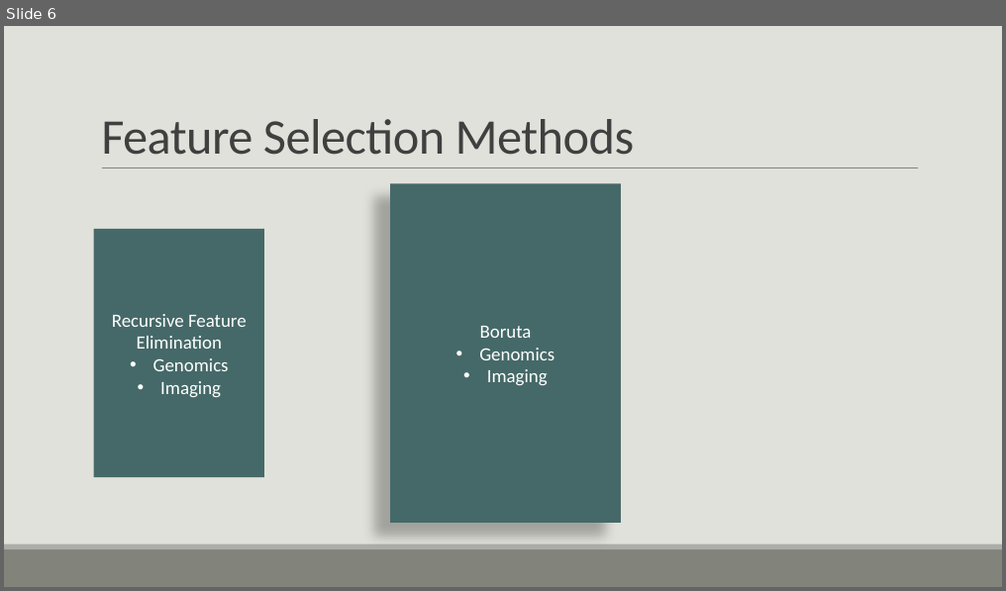
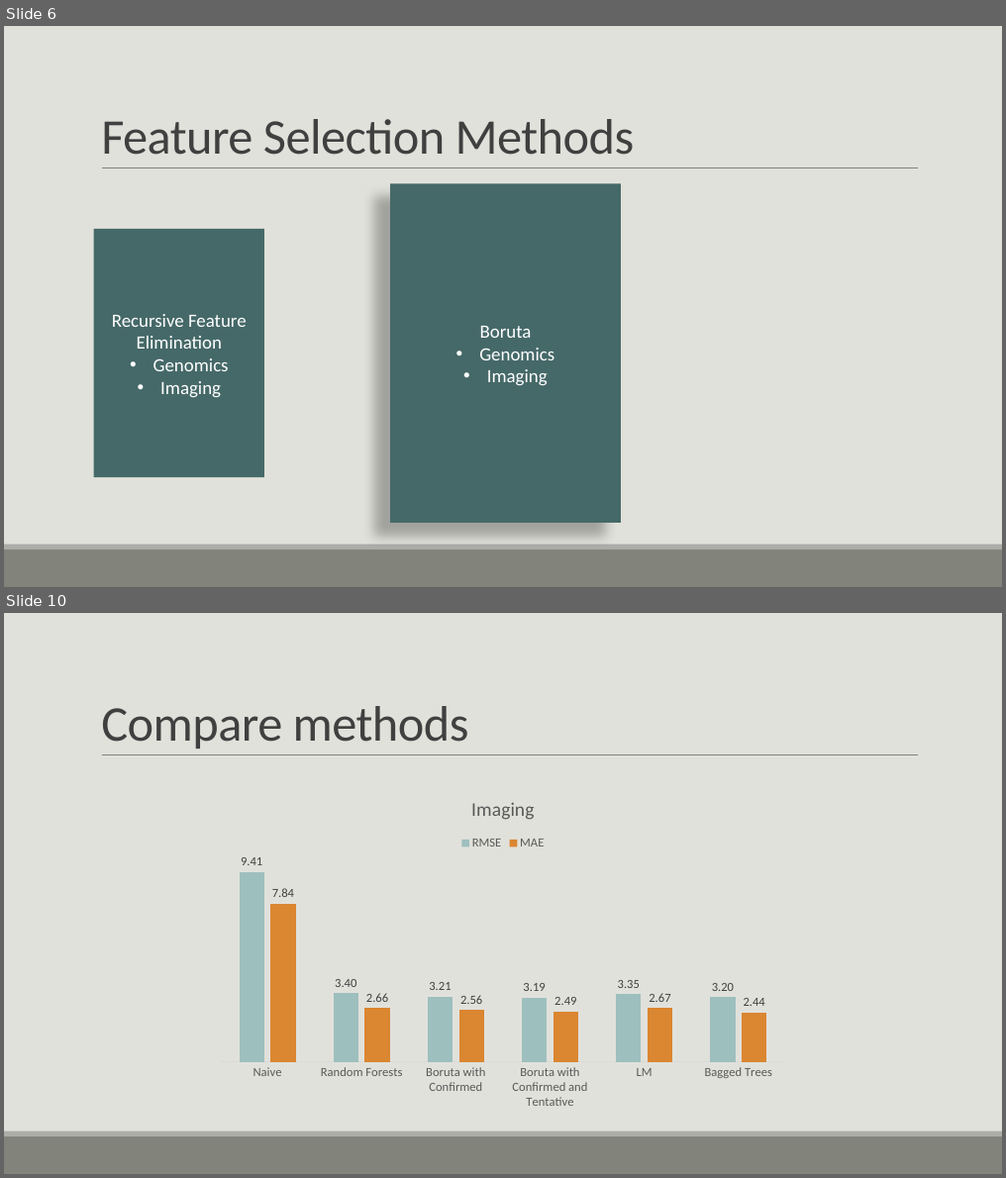
Before and after one commit to Sanchayan-Bhowal/BDSI-Data-mining, a slide deck: Presentation.pptx. Shown one above the other, each under a label of ours: slide 6 before the commit, slides 6 and 10 after it; the slides between them are not shown. The pictures are 1006x591 and 1006x1178 pixels, drawn with LibreOffice and Linux fonts; fonts in the diff are those of the drawing. Boxes give left, top, right and bottom in pixels: in the first picture for what was removed or moved away, otherwise in the second. Text is boxed around its words. In the diff, an @@ line names an element or a change of style, - is before the commit and + after.

```diff
--- a/Presentation.pptx
+++ b/Presentation.pptx
@@ slide 10 added at (x1=4, y1=613, x2=1002, y2=1174), background #E1E1DB; not listed: 3 template elements that a slide beside it also shows @@
@@ title added at (x1=101, y1=706, x2=469, y2=749), 48 pt, text #404040 @@
+Compare methods
@@ column chart added at (x1=208, y1=781, x2=798, y2=1117) @@
+title "Imaging "
+categories: Naive, Random Forests, Boruta with Confirmed, Boruta with Confirmed and Tentative, LM, Bagged Trees
+RMSE: 9.41, 3.4, 3.21, 3.19, 3.35, 3.2
+MAE: 7.84, 2.66, 2.56, 2.49, 2.67, 2.44
```
Also in this commit, not shown: 1 other slide added, 4 other files.
